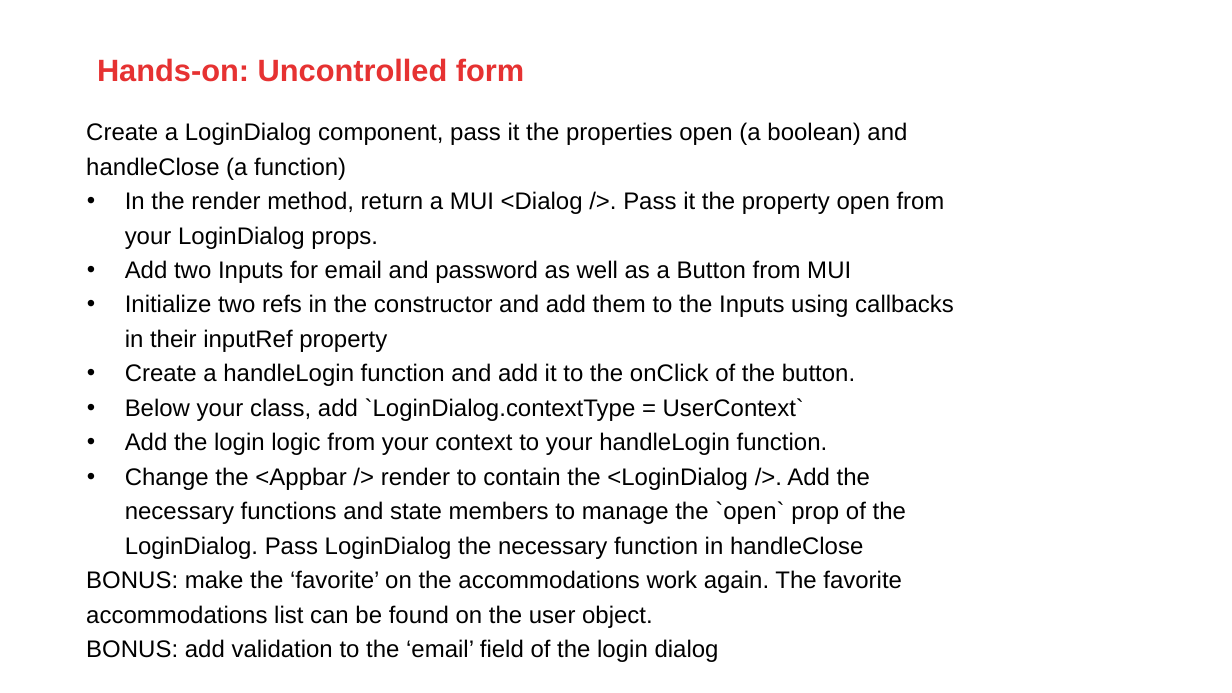
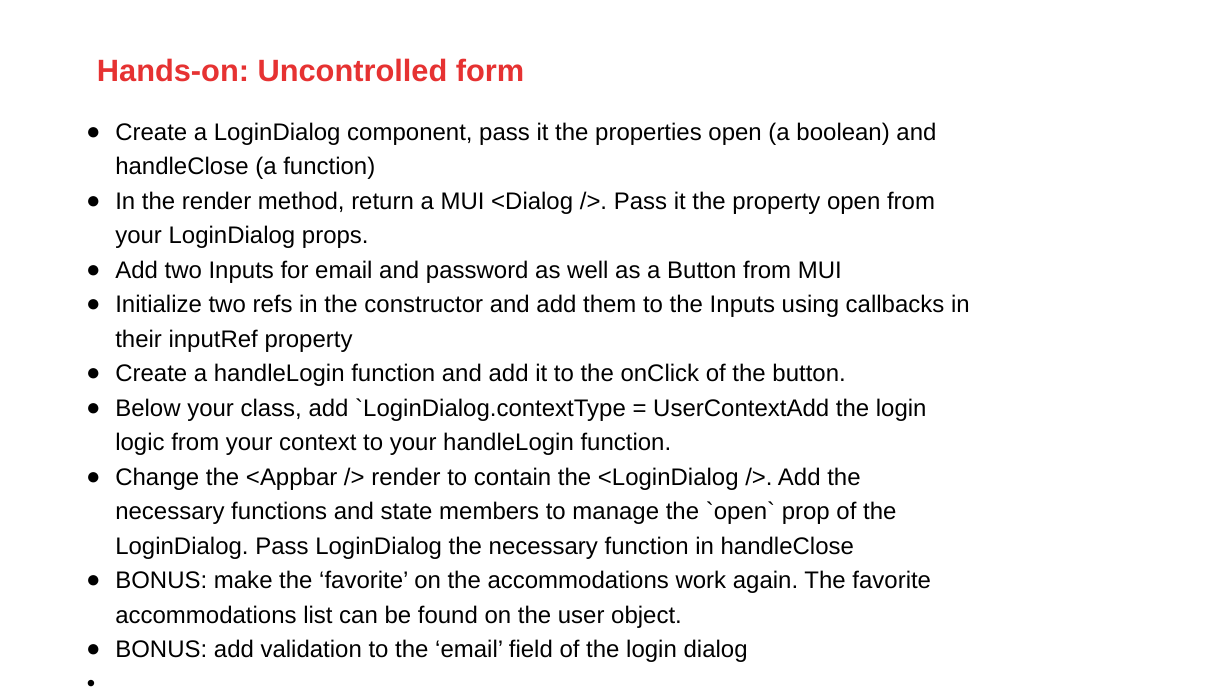
Before and after one commit to AMIS-Services/react-series, a slide deck: slide 7 of sig3/slides/SIG react 3.pptx. Drawn at 1232x693 pixels with LibreOffice and Linux fonts; fonts in the diff are those of the drawing; background and template pictures are left out. Boxes give left, top, right and bottom in pixels: in the first picture for what was removed or moved away, otherwise in the second. Text is boxed around its words. In the diff, an @@ line names an element or a change of style, - is before the commit and + after.

```diff
--- a/sig3/slides/SIG react 3.pptx
+++ b/sig3/slides/SIG react 3.pptx
@@ text at (115, 122, 970, 628): bullet none to ●; bullet • to ● @@
@@ text at (115, 398, 927, 455): text changed @@
-• Below your class, add `LoginDialog.contextType = UserContext`
-• Add the login logic from your context to your handleLogin function.
+● Below your class, add `LoginDialog.contextType = UserContextAdd the login logic from your context to your handleLogin function.
```
Also in this commit, not shown: 2 other slides changed, 1 slide added.
